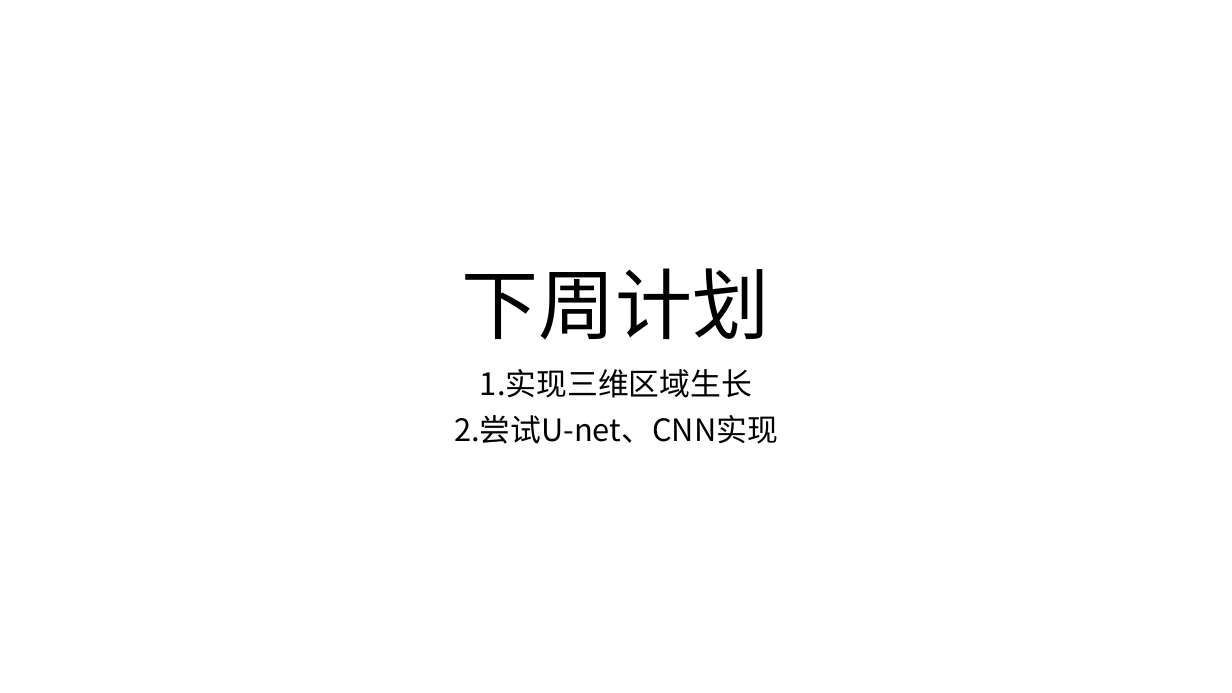
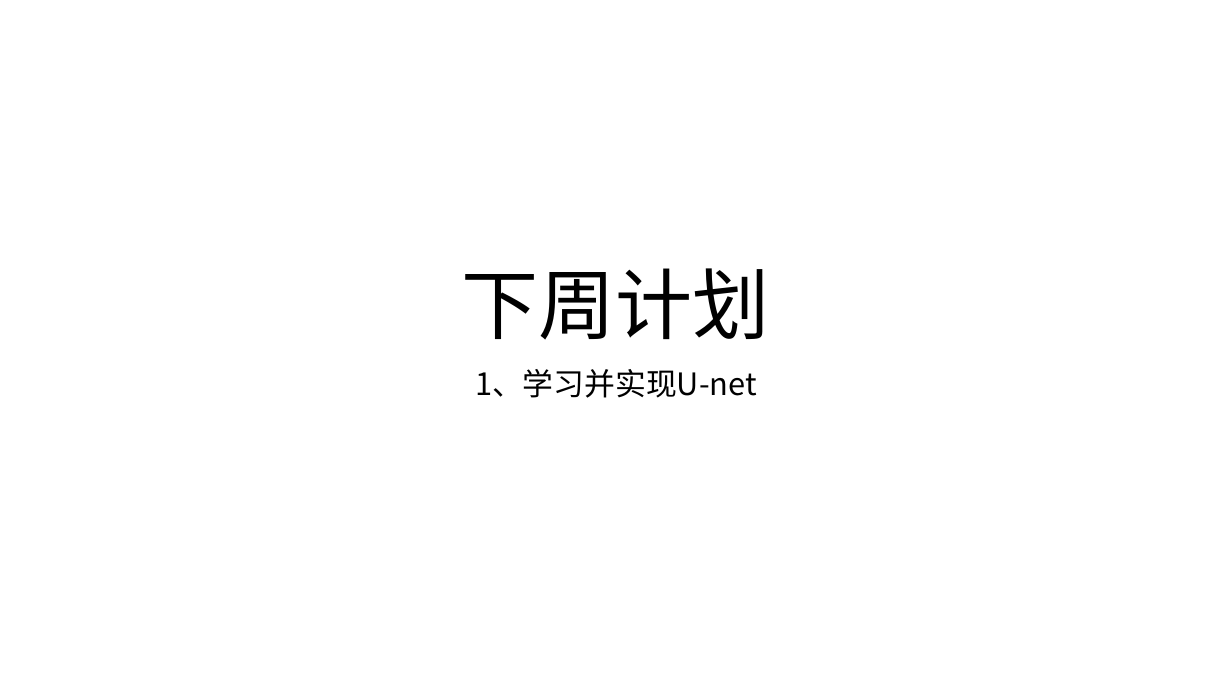
Before and after one commit to Barcelona16/VesselSegmentation, a slide deck: slide 7 of ppt/2019-8-29.pptx (slide 6 before the commit). Drawn at 1232x693 pixels with LibreOffice and Linux fonts; fonts in the diff are those of the drawing. Boxes give left, top, right and bottom in pixels: in the first picture for what was removed or moved away, otherwise in the second. Text is boxed around its words. In the diff, an @@ line names an element or a change of style, - is before the commit and + after.

Commit message:
update

```diff
--- a/ppt/2019-8-29.pptx
+++ b/ppt/2019-8-29.pptx
@@ subtitle at [475,369,757,398]: text changed @@
-1.实现三维区域生长
-2.尝试U-net、CNN实现
+1、学习并实现U-net
```
Also in this commit, not shown: 1 other slide changed, 1 slide added.
